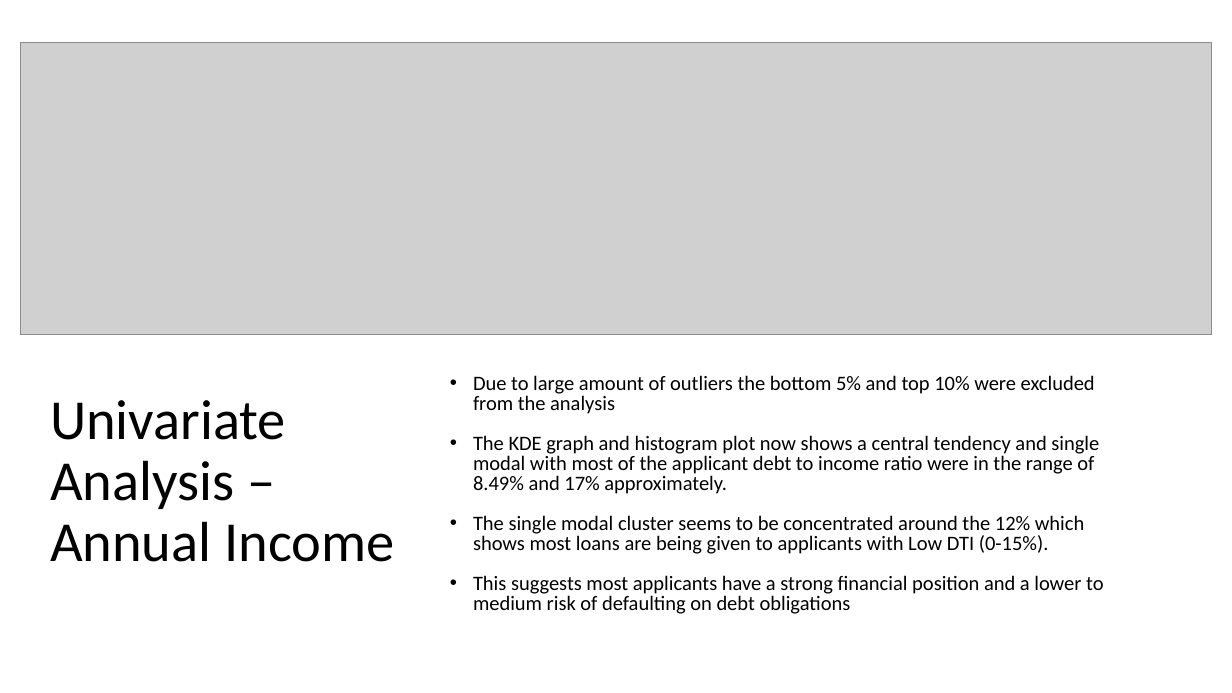
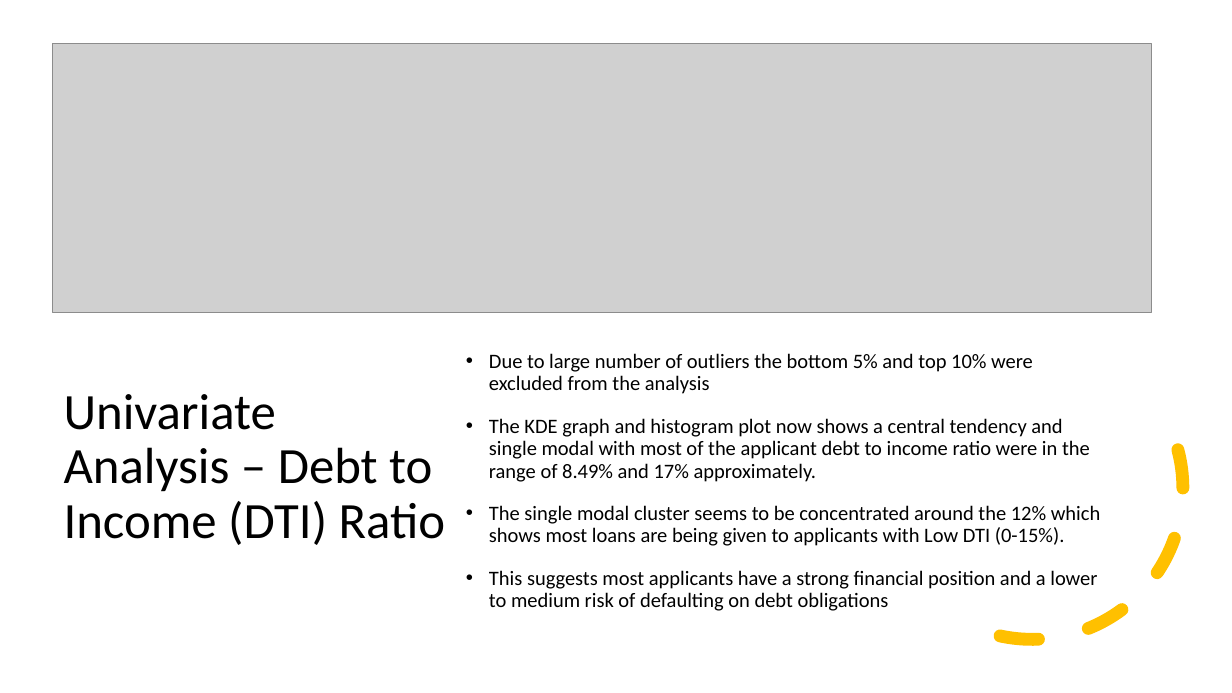
Before and after one commit to prachigoliwadekar/LendingClubCaseStudy, a slide deck: slide 15 of LendingClubCaseStudy.pptx. Drawn at 1232x693 pixels with LibreOffice and Linux fonts; fonts in the diff are those of the drawing; grey boxes stand for pictures. Boxes give left, top, right and bottom in pixels: in the first picture for what was removed or moved away, otherwise in the second. Text is boxed around its words. In the diff, an @@ line names an element or a change of style, - is before the commit and + after.

```diff
--- a/LendingClubCaseStudy.pptx
+++ b/LendingClubCaseStudy.pptx
@@ picture: place and size @@
-picture at box(20, 43, 1212, 335)
+picture at box(53, 43, 1152, 312)
@@ arc (boxed as its full ellipse) added at box(848, 304, 1216, 673), outline #FFC000 10 pt dashed @@
@@ text "Due to large number of ...": place and size @@
-text "Due to large number of ..." at box(473, 375, 1103, 614)
+text "Due to large number of ..." at box(489, 353, 1100, 611)
@@ text at box(489, 353, 1033, 394): text changed @@
-• Due to large amount of outliers the bottom 5% and top 10% were excluded from the analysis
+• Due to large number of outliers the bottom 5% and top 10% were excluded from the analysis
@@ title at box(64, 394, 446, 545): text changed; size 44 to 39.6 pt @@
-Univariate Analysis – Annual Income
+Univariate Analysis – Debt to Income (DTI) Ratio
@@ text at box(489, 418, 1100, 611): line spacing 0.8 to 0.9 @@
```
Also in this commit, not shown: 6 other slides changed, 14 slides added, 1 slide removed, 1 other file.
